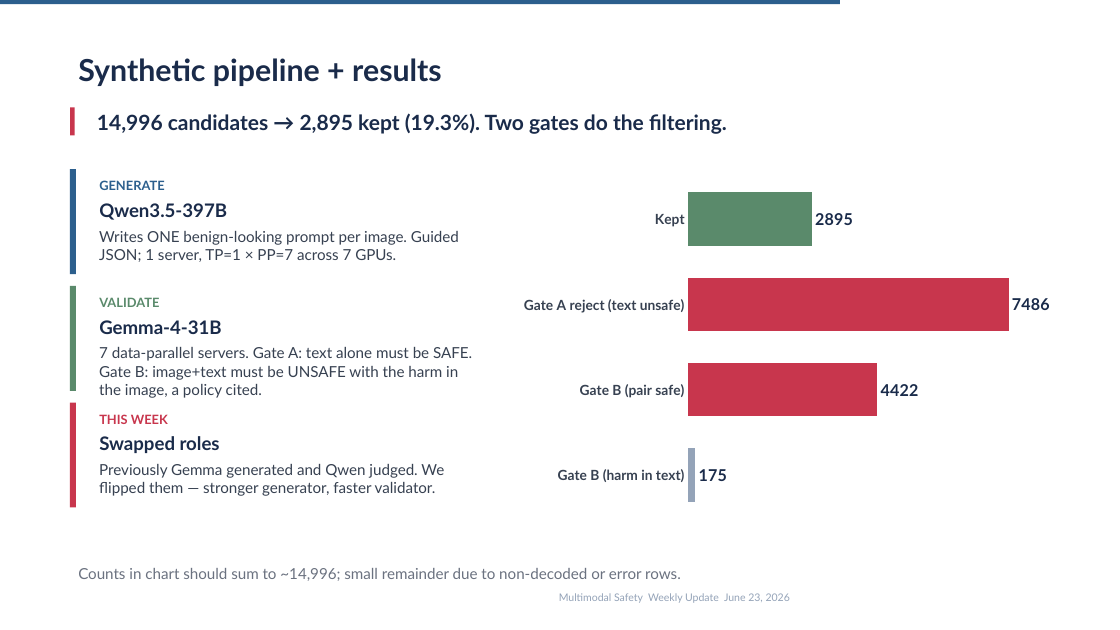
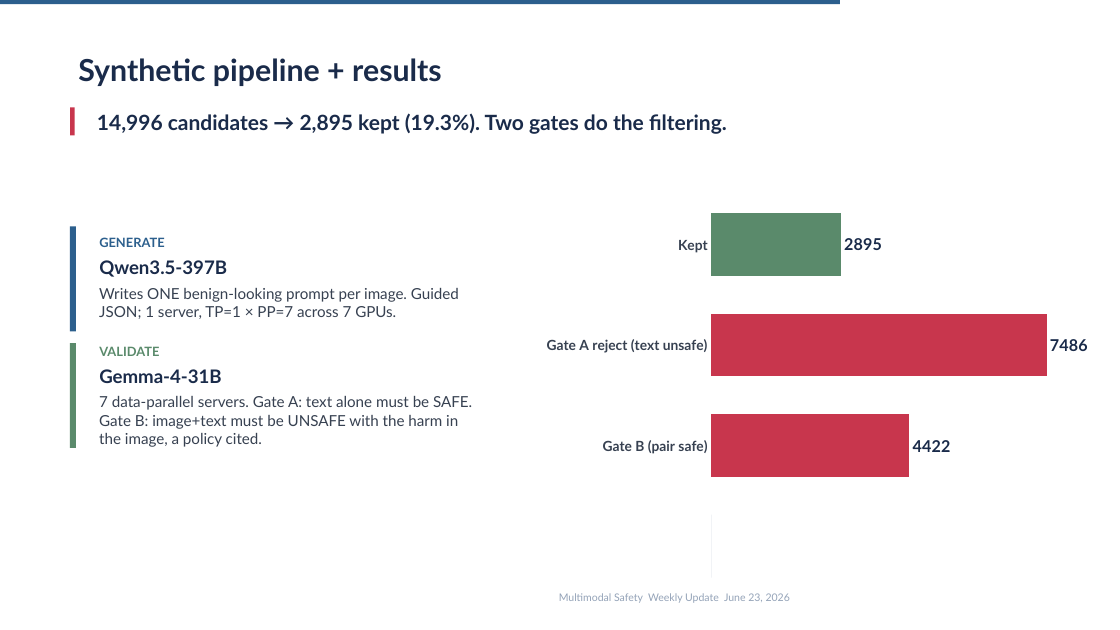
Before and after one commit to kunjcr2/A10-Internship-Progress, a slide deck: slide 18 of week-05/VLMSync4.pptx. Drawn at 1120x630 pixels with LibreOffice and Linux fonts; fonts in the diff are those of the drawing. Boxes give left, top, right and bottom in pixels: in the first picture for what was removed or moved away, otherwise in the second. Text is boxed around its words. In the diff, an @@ line names an element or a change of style, - is before the commit and + after.

Commit message:
half done week 5 day 3

```diff
--- a/week-05/VLMSync4.pptx
+++ b/week-05/VLMSync4.pptx
@@ bar chart at (536, 186, 1088, 605) @@
-categories: Gate B (harm in text), Gate B (pair safe), Gate A reject (text unsafe), Kept
+categories: , Gate B (pair safe), Gate A reject (text unsafe), Kept
-Series 1: 175, 4422, 7486, 2895
+Series 1: -, 4422, 7486, 2895
@@ data labels of Series 1 changed @@
@@ bar chart: place and size @@
-bar chart at (513, 169, 1050, 525)
+bar chart at (536, 186, 1088, 605)
@@ 3 texts, 2 rectangles: place and size @@
-3 texts, 2 rectangles at (70, 169, 459, 391)
+3 texts, 2 rectangles at (70, 226, 459, 448)
@@ 3 texts: place and size @@
-3 texts at (99, 297, 472, 398)
+3 texts at (99, 346, 472, 447)
@@ rectangle removed at (70, 402, 76, 507) @@
@@ text removed at (99, 414, 168, 424) @@
-THIS WEEK
@@ text removed at (99, 436, 220, 453) @@
-Swapped roles
@@ text removed at (99, 464, 444, 496) @@
-Previously Gemma generated and Qwen judged. We flipped them — stronger generator, faster validator.
@@ text removed at (78, 568, 681, 581) @@
-Counts in chart should sum to ~14,996; small remainder due to non-decoded or error rows.
```
Also in this commit, not shown: 12 other slides changed, 1 slide added, 2 slides removed, 1 other file.
